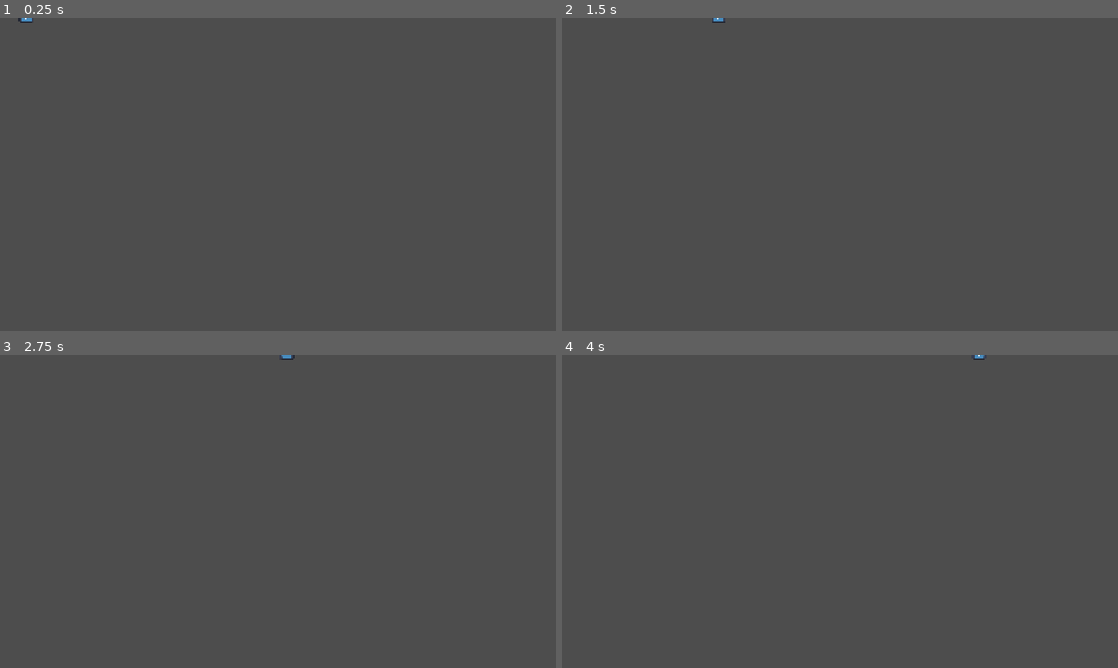
Above: before the commit, frames 1-4 (two rows, left to right).
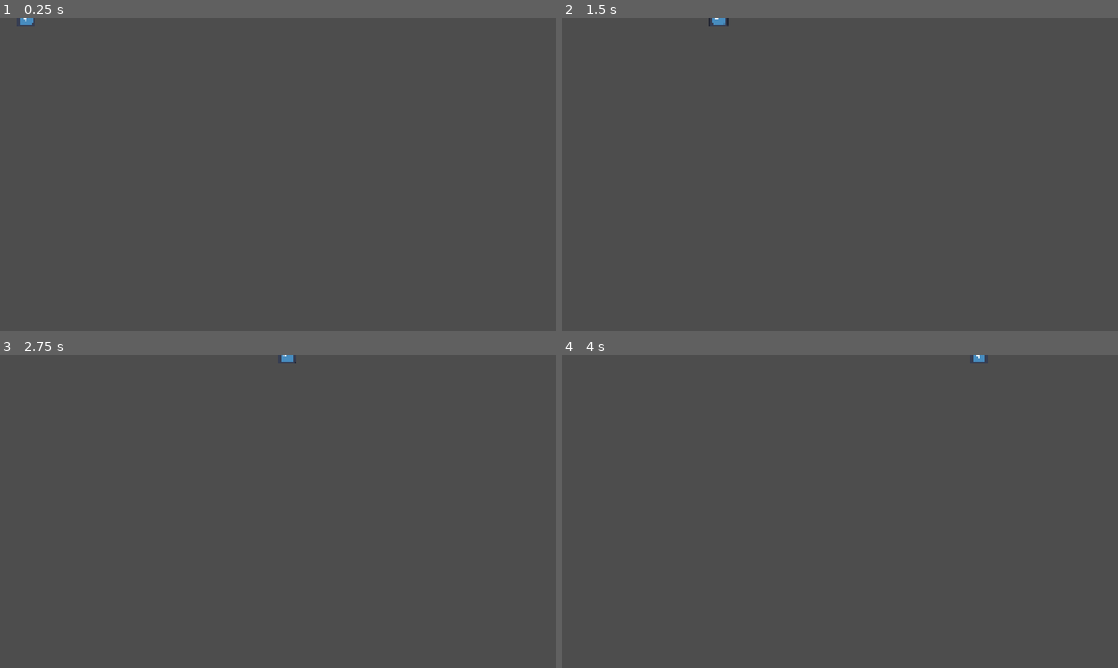
Above: after the commit, the same moments.

Repository: YhagoTomasini/Exlabers_Felpojam_026
Game: Godot game, scene res://Prefabs/tiro.tscn
Same seed, same stepped clock (60 frames per second), same inputs: the game is played once before the commit and once after it. This scene is started directly instead of the project's main scene. The engine's default icon, where the game draws it, is replaced by a stand-in: a white triangle on a blue panel in a dark square.
Inputs (mouse positions are in pixels of both pictures, inside the frame that each line leads up to):
- Up to frame 1 (0.25 s): no input
- Up to frame 2 (1.5 s): move the mouse to (962, 158) at 0.52 s; hold E (UI_move_right) from 0.53 s (still down); click (962, 158) at 0.6 s; tap Up (ui_up) at 0.77 s; move the mouse to (728, 190) at 1.27 s; right-click (728, 190) at 1.35 s
- Up to frame 3 (2.75 s): tap Up (ui_up) at 1.52 s; move the mouse to (333, 442) at 2.02 s; release E (UI_move_right) at 2.03 s; hold Q (UI_move_left) from 2.03 s (still down); click (333, 442) at 2.1 s
- Up to frame 4 (4 s): move the mouse to (812, 574) at 2.77 s; release Q (UI_move_left) at 2.78 s; hold E (UI_move_right) from 2.78 s (still down); right-click (812, 574) at 2.85 s; tap Up (ui_up) at 3.02, 3.77 s; move the mouse to (1006, 558) at 3.52 s; click (1006, 558) at 3.6 s

The runs differ from the first frame. In frame 1, less than 0.1% of the frame differs, in the area x 3-6%, y 0-3%; in frame 2, less than 0.1%, in the area x 26-30%, y 0-3%; in frame 3, less than 0.1%; in frame 4, less than 0.1%.

Commit message:
Game design tamnho disparador

Diff:
--- a/felpojams-dos-exlabers/Prefabs/dipsarador.tscn
+++ b/felpojams-dos-exlabers/Prefabs/dipsarador.tscn
@@ -4,7 +4,7 @@
 [ext_resource type="Script" uid="uid://ckm0hnhgfu27o" path="res://Codigos/dipsarador.gd" id="1_dnphu"]
 
 [sub_resource type="RectangleShape2D" id="RectangleShape2D_dnphu"]
-size = Vector2(49, 52)
+size = Vector2(128, 128)
 
 [node name="Dipsarador" type="StaticBody2D"]
 collision_layer = 2
@@ -12,8 +12,9 @@
 
 [node name="sprite" type="Sprite2D" parent="."]
 modulate = Color(0.38039216, 0.6313726, 0.46666667, 1)
+position = Vector2(-0.34150696, 0.6830139)
 rotation = 3.1415927
-scale = Vector2(0.36000085, 0.39999986)
+scale = Vector2(0.99499, 1.0083085)
 texture = ExtResource("1_3wlqe")
 
 [node name="collision" type="CollisionShape2D" parent="."]
@@ -27,7 +28,7 @@
 one_shot = true
 
 [node name="detector" type="RayCast2D" parent="."]
-target_position = Vector2(256, 0)
+target_position = Vector2(768, 0)
 collision_mask = 8
 
 [connection signal="timeout" from="cd_tiro" to="." method="_on_cd_tiro_timeout"]
--- a/felpojams-dos-exlabers/Prefabs/tiro.tscn
+++ b/felpojams-dos-exlabers/Prefabs/tiro.tscn
@@ -15,20 +15,20 @@
 }]
 
 [sub_resource type="CapsuleShape2D" id="CapsuleShape2D_15u7j"]
-radius = 11.990066
-height = 45.979156
+radius = 31.998585
+height = 63.99717
 
 [sub_resource type="CapsuleShape2D" id="CapsuleShape2D_jt7dn"]
-radius = 13.999381
-height = 49.997787
+radius = 33.979687
+height = 71.99682
 
 [node name="tiro" type="CharacterBody2D"]
 script = ExtResource("1_jt7dn")
 
 [node name="anim" type="AnimatedSprite2D" parent="."]
-position = Vector2(4.7683716e-07, 4.7683716e-07)
+position = Vector2(2.3953617e-06, -9.536743e-07)
 rotation = -1.5655286
-scale = Vector2(0.23030193, 0.39347228)
+scale = Vector2(0.48614728, 0.51086366)
 sprite_frames = SubResource("SpriteFrames_jt7dn")
 
 [node name="colision" type="CollisionShape2D" parent="."]
